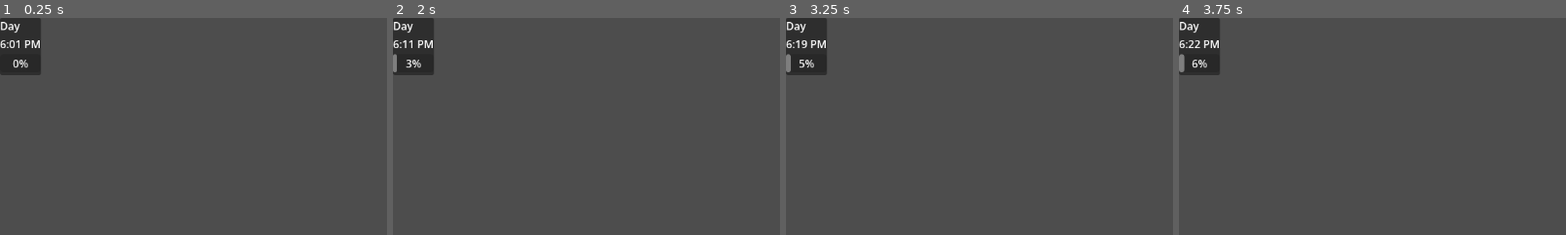
Above: before the commit, frames 1-4 (left to right).
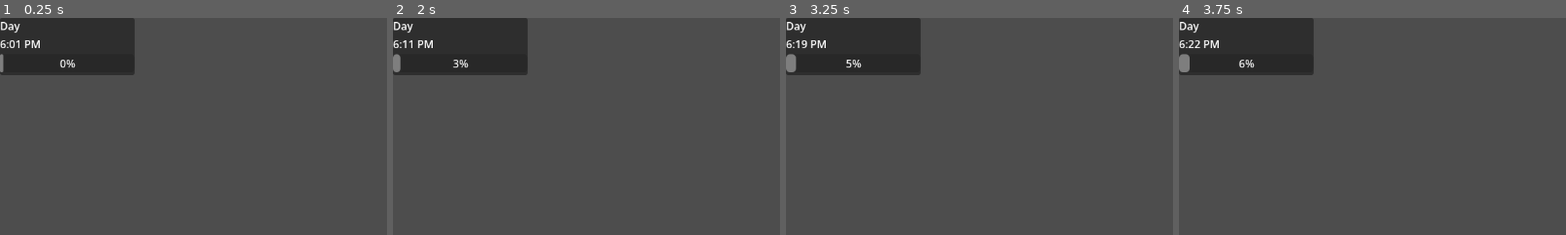
Above: after the commit, the same moments.

Repository: BloatingCat/rooftop-garden
Game: Godot game, scene res://UI/day_counter.tscn
Two runs of this game, one before a commit and one after it. Both use one fixed random seed, a clock stepped at 60 frames per second and the inputs below. The project has no main scene, so this scene is started directly.
Inputs:
- Up to frame 1 (0.25 s): no input
- Up to frame 2 (2 s): tap Enter at 0.5 s; tap Space at 1.25 s
- Up to frame 3 (3.25 s): tap Enter at 2 s
- Up to frame 4 (3.75 s): tap Space at 3.5 s
The pictures show only the part of the screen within x 0-50%, y 0-50%; the shares and areas given below are measured in that part.

The runs differ from the first frame. In frame 1, 6.5% of the frame differs, in the area x 0-35%, y 0-27%; in frame 2, 6.5%; in frame 3, 6.5%; in frame 4, 6.6%.

Commit message:
Added StatsBar & MakeFoodButton & Main.tscn

Diff:
--- a/UI/day_counter.tscn
+++ b/UI/day_counter.tscn
@@ -3,8 +3,8 @@
 [ext_resource type="Script" uid="uid://upfkk6wwkccv" path="res://UI/day_counter.gd" id="1_a8236"]
 
 [node name="DayCounter" type="PanelContainer" unique_id=789407054]
-offset_right = 40.0
-offset_bottom = 40.0
+offset_right = 200.0
+offset_bottom = 85.0
 script = ExtResource("1_a8236")
 
 [node name="MarginContainer" type="MarginContainer" parent="." unique_id=1628406202]
--- /dev/null
+++ b/UI/make_food_button.gd
@@ -0,0 +1,24 @@
+# MakeFoodButton.gd
+class_name MakeFoodButton
+extends VBoxContainer
+
+const FOOD_COST := 2
+
+@onready var button: Button = $Button
+
+func _ready() -> void:
+	button.pressed.connect(_on_pressed)
+	Events.food_made.connect(_refresh)
+	Events.customer_served.connect(_refresh)
+	_refresh()
+
+func _on_pressed() -> void:
+	if GameState.coins < FOOD_COST:
+		return
+	GameState.coins -= FOOD_COST
+	GameState.food += 1
+	Events.food_made.emit()
+
+func _refresh(_arg = null) -> void:
+	var can_afford := GameState.coins >= FOOD_COST
+	button.disabled = not can_afford
--- /dev/null
+++ b/UI/make_food_button.tscn
@@ -0,0 +1,13 @@
+[gd_scene format=3 uid="uid://ximwq7yem4vc"]
+
+[ext_resource type="Script" uid="uid://dbccl61rgn4od" path="res://UI/make_food_button.gd" id="1_b5f3t"]
+
+[node name="MakeFoodButton" type="VBoxContainer" unique_id=1252330523]
+offset_right = 90.0
+offset_bottom = 31.0
+script = ExtResource("1_b5f3t")
+
+[node name="Button" type="Button" parent="." unique_id=938823690]
+layout_mode = 2
+text = "Make food
+"
--- /dev/null
+++ b/UI/stats_bar.gd
@@ -0,0 +1,24 @@
+class_name StatsBar
+extends HBoxContainer
+
+@onready var coins_value: Label = $StatCoin/CoinsValue
+@onready var aura_value: Label = $StatEnergy/EnergyValue
+@onready var food_value: Label = $StatFood/FoodValue
+@onready var waiting_value: Label = $StatWaiting/WaitingValue
+
+func _ready() -> void:
+	Events.food_made.connect(_refresh)
+	Events.customer_served.connect(_refresh)
+	Events.customer_arrived.connect(_refresh)
+	Events.customer_left.connect(_refresh)
+	Events.aura_gained.connect(_on_aura_gained)
+	_refresh()
+
+func _on_aura_gained(_amount: int, _source: String) -> void:
+	_refresh()
+
+func _refresh(_arg = null) -> void:
+	coins_value.text = str(GameState.coins)
+	aura_value.text = str(GameState.aura)
+	food_value.text = str(GameState.food)
+	waiting_value.text = str(GameState.customers.size())
--- /dev/null
+++ b/UI/stats_bar.tscn
@@ -0,0 +1,49 @@
+[gd_scene format=3 uid="uid://r8f1a2a0i6cu"]
+
+[ext_resource type="Script" uid="uid://govbrba4qc4h" path="res://UI/stats_bar.gd" id="1_6vrqj"]
+
+[node name="StatsBar" type="HBoxContainer" unique_id=1366430180]
+offset_right = 40.0
+offset_bottom = 40.0
+theme_override_constants/separation = 20
+script = ExtResource("1_6vrqj")
+
+[node name="StatCoin" type="VBoxContainer" parent="." unique_id=1659464051]
+layout_mode = 2
+
+[node name="Label" type="Label" parent="StatCoin" unique_id=1660980129]
+layout_mode = 2
+text = "COINS"
+
+[node name="CoinsValue" type="Label" parent="StatCoin" unique_id=85684627]
+layout_mode = 2
+
+[node name="StatEnergy" type="VBoxContainer" parent="." unique_id=1216922433]
+layout_mode = 2
+
+[node name="Label" type="Label" parent="StatEnergy" unique_id=19633727]
+layout_mode = 2
+text = "ENERGY"
+
+[node name="EnergyValue" type="Label" parent="StatEnergy" unique_id=499647045]
+layout_mode = 2
+
+[node name="StatFood" type="VBoxContainer" parent="." unique_id=1554445719]
+layout_mode = 2
+
+[node name="Label" type="Label" parent="StatFood" unique_id=1769174126]
+layout_mode = 2
+text = "FOOD"
+
+[node name="FoodValue" type="Label" parent="StatFood" unique_id=1841905287]
+layout_mode = 2
+
+[node name="StatWaiting" type="VBoxContainer" parent="." unique_id=681016275]
+layout_mode = 2
+
+[node name="Label" type="Label" parent="StatWaiting" unique_id=1363102491]
+layout_mode = 2
+text = "WAITING"
+
+[node name="WaitingValue" type="Label" parent="StatWaiting" unique_id=728825672]
+layout_mode = 2
--- a/autoloads/game_state.gd
+++ b/autoloads/game_state.gd
@@ -9,6 +9,11 @@
 var day: int = 1
 var day_elapsed: float = 0.0
 var day_energy: int = 0         # 0.0 → DAY_DURATION_REAL
+
+var coins: int = 50
+var aura: int = 0
+var food: int = 0
+var customers: Array = []
 
 func _process(delta: float) -> void:
 	day_elapsed += delta
--- /dev/null
+++ b/main.tscn
@@ -0,0 +1,22 @@
+[gd_scene format=3 uid="uid://cyvs4f5mbu7rc"]
+
+[ext_resource type="PackedScene" uid="uid://dl8grjsmk0uli" path="res://UI/day_counter.tscn" id="1_h2yge"]
+[ext_resource type="PackedScene" uid="uid://r8f1a2a0i6cu" path="res://UI/stats_bar.tscn" id="2_1bvp3"]
+[ext_resource type="PackedScene" uid="uid://ximwq7yem4vc" path="res://UI/make_food_button.tscn" id="3_lquwl"]
+
+[node name="Main" type="Node2D" unique_id=2022521338]
+
+[node name="UI" type="CanvasLayer" parent="." unique_id=653684984]
+
+[node name="DayCounter" parent="UI" unique_id=789407054 instance=ExtResource("1_h2yge")]
+
+[node name="StatsBar" parent="UI" unique_id=1366430180 instance=ExtResource("2_1bvp3")]
+offset_left = 210.0
+offset_right = 496.0
+offset_bottom = 50.0
+
+[node name="MakeFoodButton" parent="UI" unique_id=1252330523 instance=ExtResource("3_lquwl")]
+offset_left = 510.0
+offset_top = 20.0
+offset_right = 600.0
+offset_bottom = 51.0
Not shown, added: UI/make_food_button.gd.uid
Not shown, added: UI/stats_bar.gd.uid
